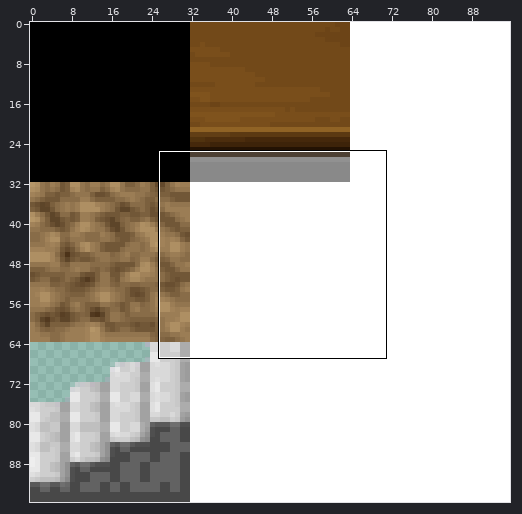
Sprite sheet: app/public/images/Game/MapChip/test.png. Above, an overview of the earlier version with the close-up marked.
Close-up. Before the edit:
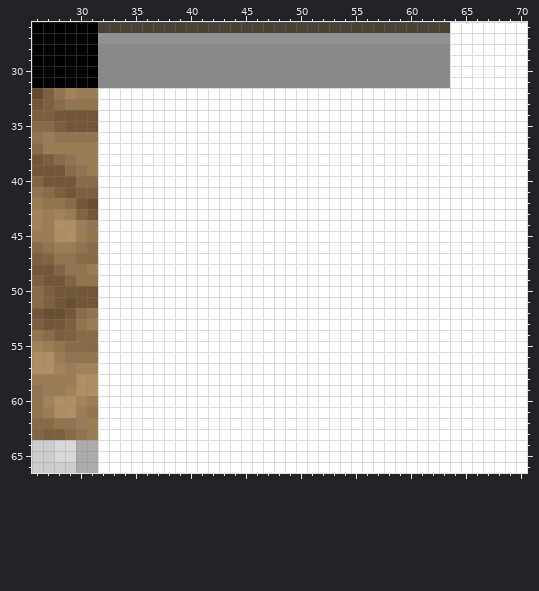
The file is 96x96 pixels. Pixels under 10% opacity are left out. Colours within 5 levels of each other are drawn and written as one. Shown: x 26..70, y 26..66.
After the commit:
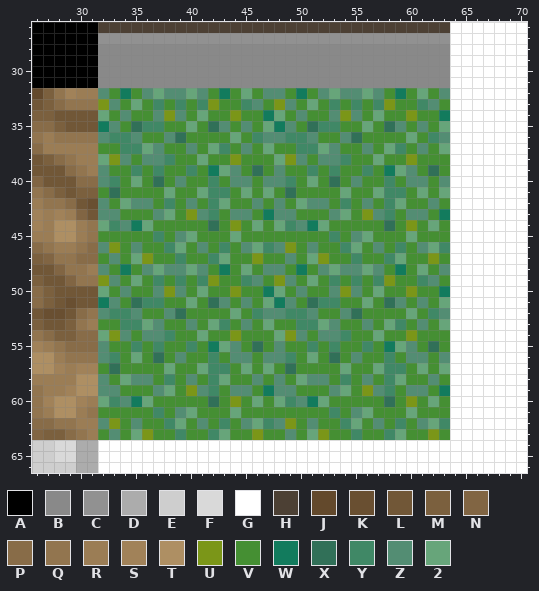
Palette (. is transparent): A #000000  B #898989  C #919191  D #acacac  E #cecece  F #d9d9d9  G #ffffff  H #4c4034  J #63492c  K #694f31  L #715737  M #7b603e  N #816543  P #886c48  Q #92754f  R #9b7d55  S #a18259  T #ae8f63  U #7b9618  V #458f33  W #127b5d  X #317058  Y #408866  Z #538d73  2 #67a57a
Log entry: マップチップが見にくかったので変更
Changes in this commit:
Changed rows in their new state; - is an unchanged pixel.
first column x 32:
32 ZVWVZ2ZZ2ZVWV2VZZVWVZ2ZZ2ZVWV2VZ
33 UZV2VYVYVYUVVYZVUZV2VYVYVYUVVYZV
34 2VZVVZUZV2VVUVVW2VZVVZUZV2VVUVVW
35 WZVXYYVV2VXZVZV2WZVXYYVV2VXZVZV2
36 ZYYZVVZXVVVV2VYZZYYZVVZXVVVV2VYZ
37 VVYY2ZVVZV2YVZV2VVYY2ZVVZV2YVZV2
38 2UZVZZYVV2VVUVVV2UZVZZYVV2VVUVVV
39 ZVVYVYVVYVW2ZVXVZVVYVYVVYVW2ZVXV
40 ZYV2VXVZVVYVZZVZZYV2VXVZVVYVZZVZ
41 VXVVVV2VV2YYV2V2VXVVVV2VV2YYV2V2
42 ZV2ZZVYVZVY2VVZVZV2ZZVYVZVY2VVZV
43 ZZVVVZ2VUZYVZZVWZZVVVZ2VUZYVZZVW
44 2YZW2VVVVVXVUV2V2YZW2VVVVVXVUV2V
45 VVVVVYVZ2VVV2VVVVVVVVYVZ2VVV2VVV
46 ZUVZVVY2VZVYVZ2YZUVZVVY2VZVYVZ2Y
47 VZV2UVVYVVY2VVUVVZV2UVVYVVY2VVUV
48 ZVWVZ2ZZ2ZVWV2VZZVWVZ2ZZ2ZVWV2VZ
49 UZV2VYVYVYUVVYZVUZV2VYVYVYUVVYZV
50 2VZVVZUZV2VVUVVW2VZVVZUZV2VVUVVW
51 WZVXYYVV2VXZVZV2WZVXYYVV2VXZVZV2
52 ZYYZVVZXVVVV2VYZZYYZVVZXVVVV2VYZ
53 VVYY2ZVVZV2YVZV2VVYY2ZVVZV2YVZV2
54 2UZVZZYVV2VVUVVV2UZVZZYVV2VVUVVV
55 ZVVYVYVVYVW2ZVXVZVVYVYVVYVW2ZVXV
56 ZYV2VXVZVVYVZZVZZYV2VXVZVVYVZZVZ
57 VXVVVV2VV2YYV2V2VXVVVV2VV2YYV2V2
58 ZV2ZZVYVZVY2VVZVZV2ZZVYVZVY2VVZV
59 ZZVVVZ2VUZYVZZVWZZVVVZ2VUZYVZZVW
60 2YZW2VVVVVXVUV2V2YZW2VVVVVXVUV2V
61 VVVVVYVZ2VVV2VVVVVVVVYVZ2VVV2VVV
62 ZUVZVVY2VZVYVZ2YZUVZVVY2VZVYVZ2Y
63 VZV2UVVYVVY2VVUVVZV2UVVYVVY2VVUV
Changed places in both close-ups, as pixel boxes (x1, y1, x2, y2):
changed: (98, 88, 450, 440)
